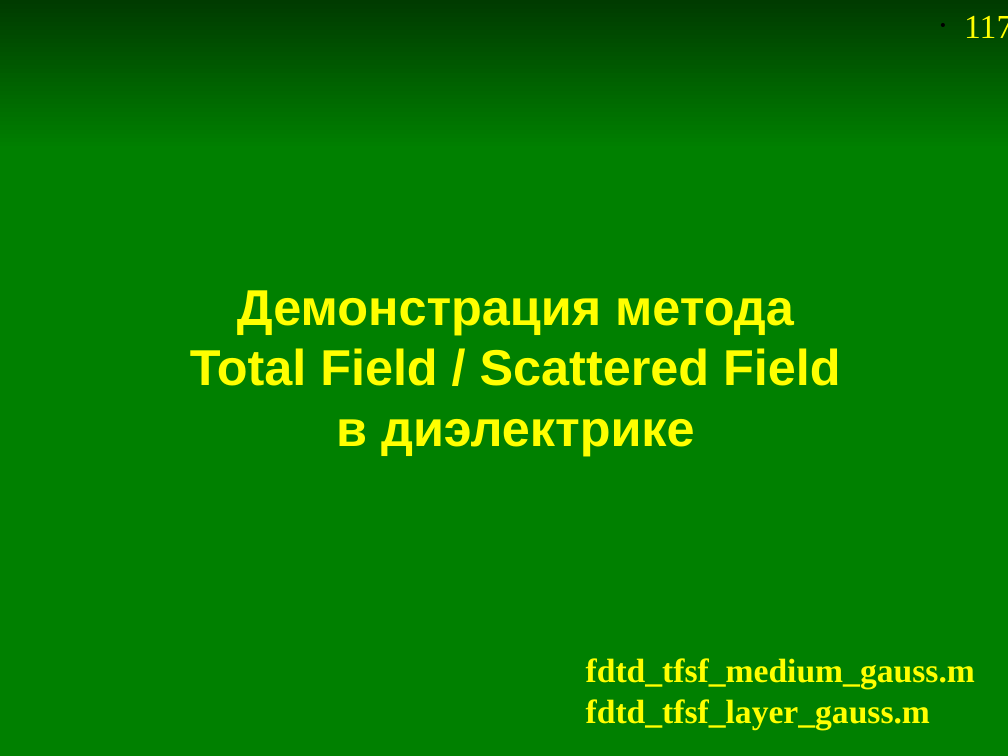
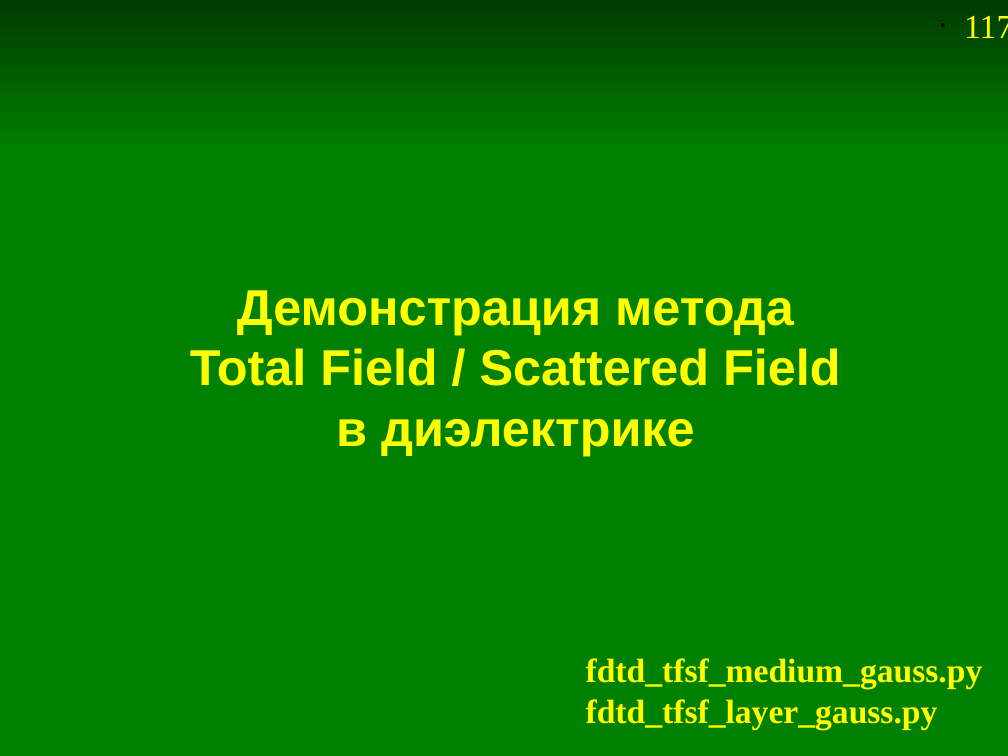
Before and after one commit to andris0147sv/modelling, a slide deck: slide 117 of presentations/2. FDTD.odp. Drawn at 1008x756 pixels with LibreOffice and Linux fonts; fonts in the diff are those of the drawing. Boxes give left, top, right and bottom in pixels: in the first picture for what was removed or moved away, otherwise in the second. Text is boxed around its words. In the diff, an @@ line names an element or a change of style, - is before the commit and + after.

```diff
--- a/presentations/2. FDTD.odp
+++ b/presentations/2. FDTD.odp
@@ text at (x1=586, y1=658, x2=983, y2=729): text changed @@
-fdtd_tfsf_medium_gauss.m
-fdtd_tfsf_layer_gauss.m
+fdtd_tfsf_medium_gauss.py
+fdtd_tfsf_layer_gauss.py
```
Also in this commit, not shown: 29 other slides changed.
